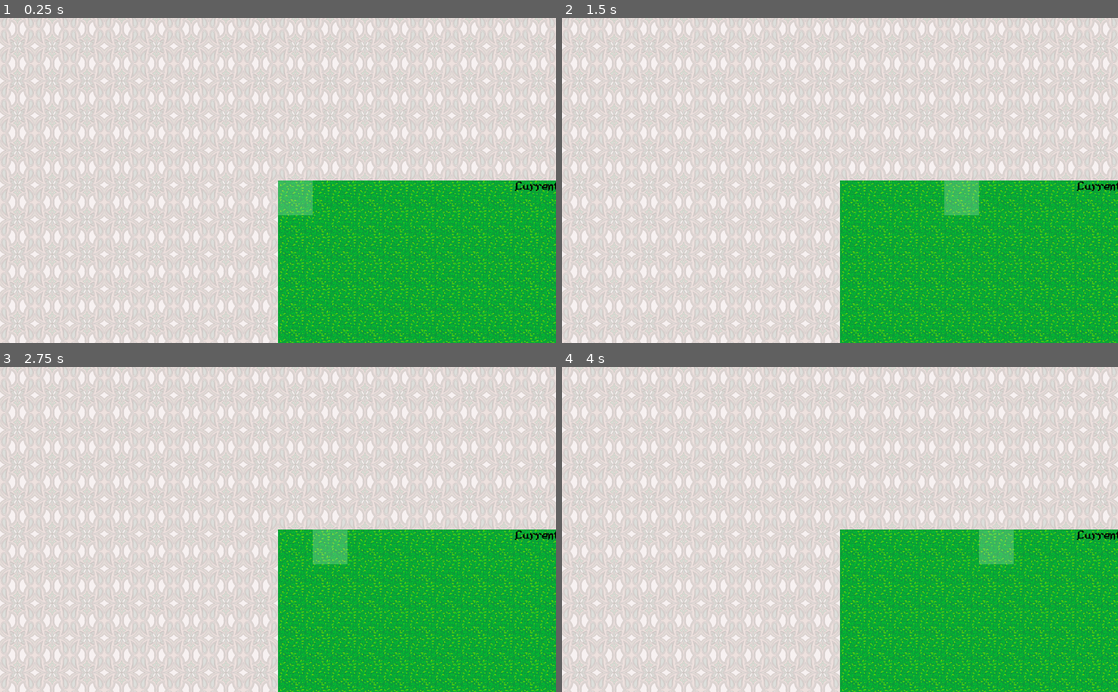
Above: before the commit, frames 1-4 (two rows, left to right).
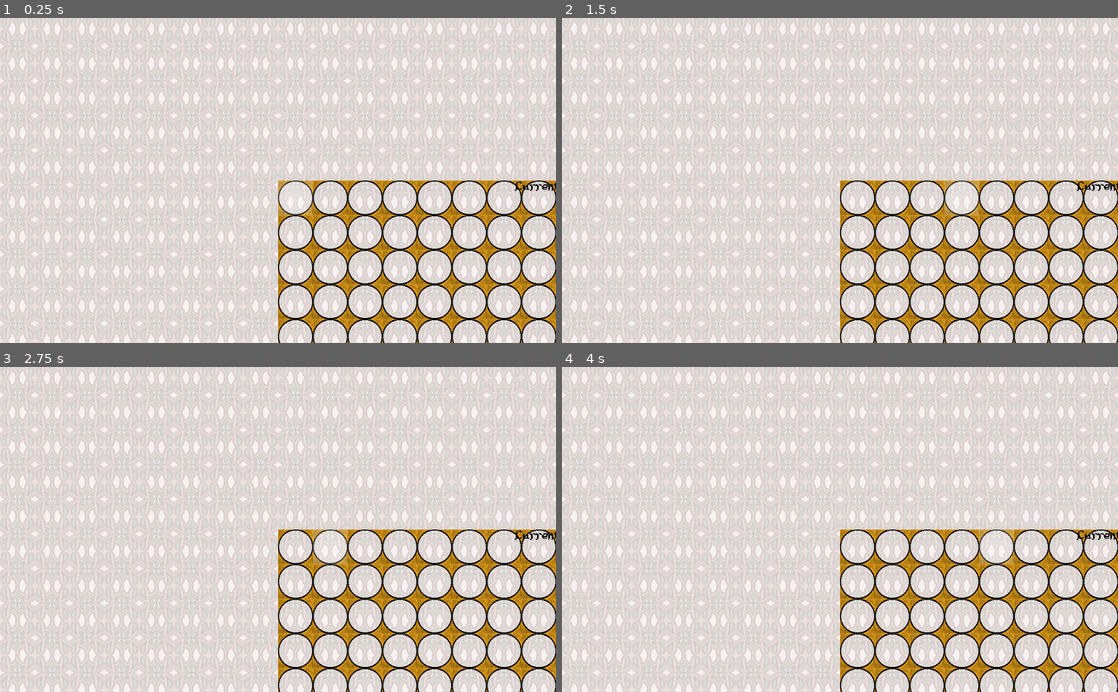
Above: after the commit, the same moments.

Repository: kybek/disconnect
Game: Godot game, scene res://src/world.tscn
The game is run twice, just before and just after one commit, with the same random seed, the same clock (stepped at 60 frames per second) and the same inputs. This scene is started directly instead of the project's main scene. The engine's default icon, where the game draws it, is replaced by a stand-in: a white triangle on a blue panel in a dark square.
Inputs (mouse positions are in pixels of both pictures, inside the frame that each line leads up to):
- Up to frame 1 (0.25 s): no input
- Up to frame 2 (1.5 s): tap Enter at 0.5 s; move the mouse to (962, 164) at 0.52 s; right-click (962, 164) at 0.6 s; click (962, 164) at 0.67 s; tap Space (ui_select) at 0.77, 1.25 s; move the mouse to (728, 196) at 1.27 s; right-click (728, 196) at 1.35 s; click (728, 196) at 1.42 s
- Up to frame 3 (2.75 s): tap Space (ui_select) at 1.52 s; tap Enter at 2 s; move the mouse to (333, 458) at 2.02 s; right-click (333, 458) at 2.1 s; click (333, 458) at 2.17 s
- Up to frame 4 (4 s): tap Space (ui_select) at 2.75, 3.02, 3.77 s; move the mouse to (812, 594) at 2.77 s; right-click (812, 594) at 2.85 s; click (812, 594) at 2.92 s; tap Enter at 3.5 s; move the mouse to (1006, 578) at 3.52 s; right-click (1006, 578) at 3.6 s; click (1006, 578) at 3.67 s

The runs differ from the first frame. In frame 1, 25% of the frame differs, in the area x 50-100%, y 50-100%; in frame 2, 25%; in frame 3, 25%; in frame 4, 25%.
Error in both runs: Invalid get index '0' (on base: 'Dictionary'). (res://src/score.gd:57)

Commit message:
A background for circular pieces

Diff:
--- a/src/world.tscn
+++ b/src/world.tscn
@@ -1,6 +1,6 @@
 [gd_scene load_steps=8 format=2]
 
-[ext_resource path="res://assets/grass_tile.png" type="Texture" id=1]
+[ext_resource path="res://assets/board_tile_2.png" type="Texture" id=1]
 [ext_resource path="res://src/highlight.shader" type="Shader" id=2]
 [ext_resource path="res://icon.png" type="Texture" id=3]
 [ext_resource path="res://src/board.tscn" type="PackedScene" id=4]
Binary file added: assets/board_tile.png
Not shown, added: assets/board_tile.png.import
Binary file added: assets/board_tile_2.png
Not shown, added: assets/board_tile_2.png.import
